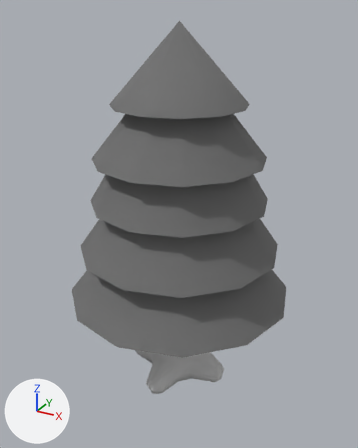
Before and after pictures for a commit that changed the FBX model Project-S/Assets/Resources/Model/Crops/Tree/Tree01.fbx.
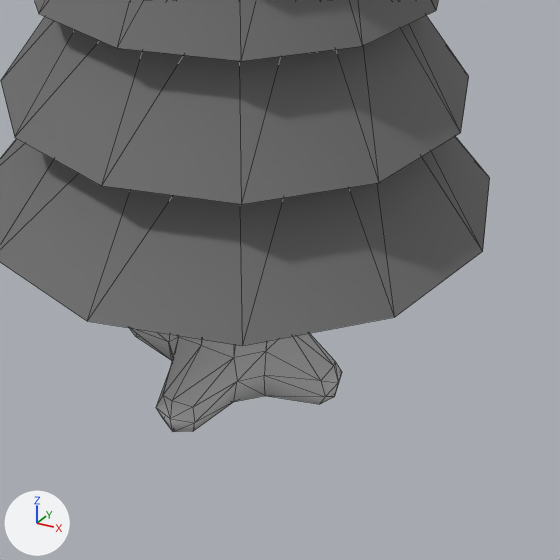
Each version is shown whole from a camera (50 mm lens) standing at (1.67, -3.02, 2.82) and looking at (-0.01, 0.03, 1.3), then close up on the part from 22% to 88% of the width and 47% to 100% of the height. Every picture has the same lights, and +X, +Y and +Z are marked at lower left. The close-ups show mesh edges as thin lines. Where no turn or scale is listed for an object, it has been applied to the vertices.
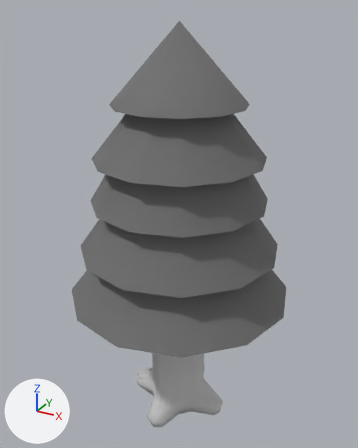
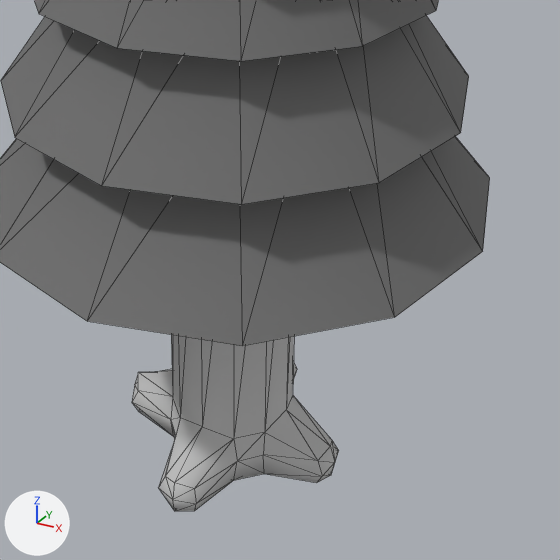
The newer file is also rescaled (x1.323), turned or shifted as a whole; pictures and numbers use the older file's frame.

Location of each change, [x1, y1, x2, y2] in pixels of the close-ups (560 x 560 px; the box of a moved part takes in the faces that stretch with it):
'Cylinder001', reshaped: before [0, 0, 490, 432]; after [0, 0, 490, 511]
part 1 of me_mesh, moved or reshaped: before [130, 328, 342, 432]; after [132, 335, 339, 511]

What changed in the scene script:
```text
Change me_mesh:
    where me_mesh.from_pydata(...)  # 189 vertices, 254 faces; spans x -0.84..0.87, y -0.87..0.85, z 0.0..2.74
    used by ob_cylinder001; location = (0.0, 0.0, 0.0)
    me_mesh part 1: the loose piece of 80 vertices spanning x -0.44..0.42, y -0.43..0.43, z 0.0..1.37 is moved by (0.0, 0.0, -0.36)
```
